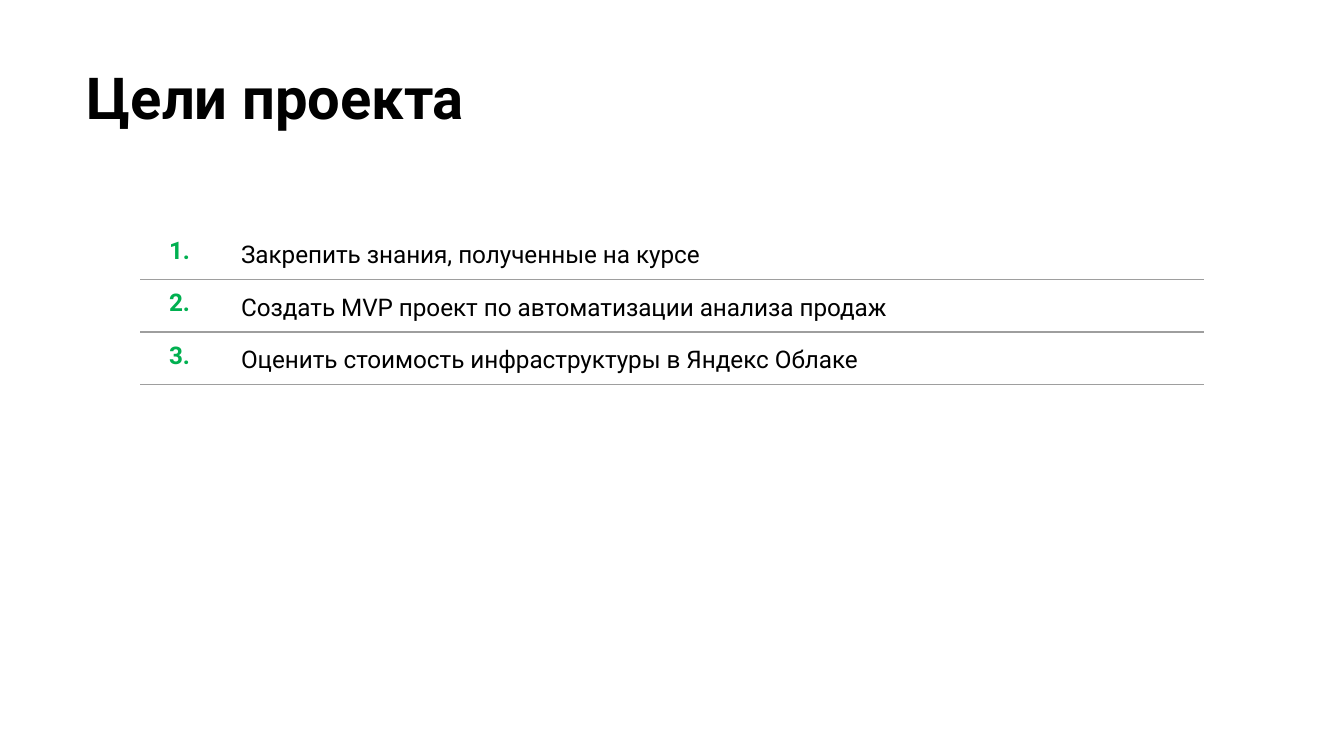
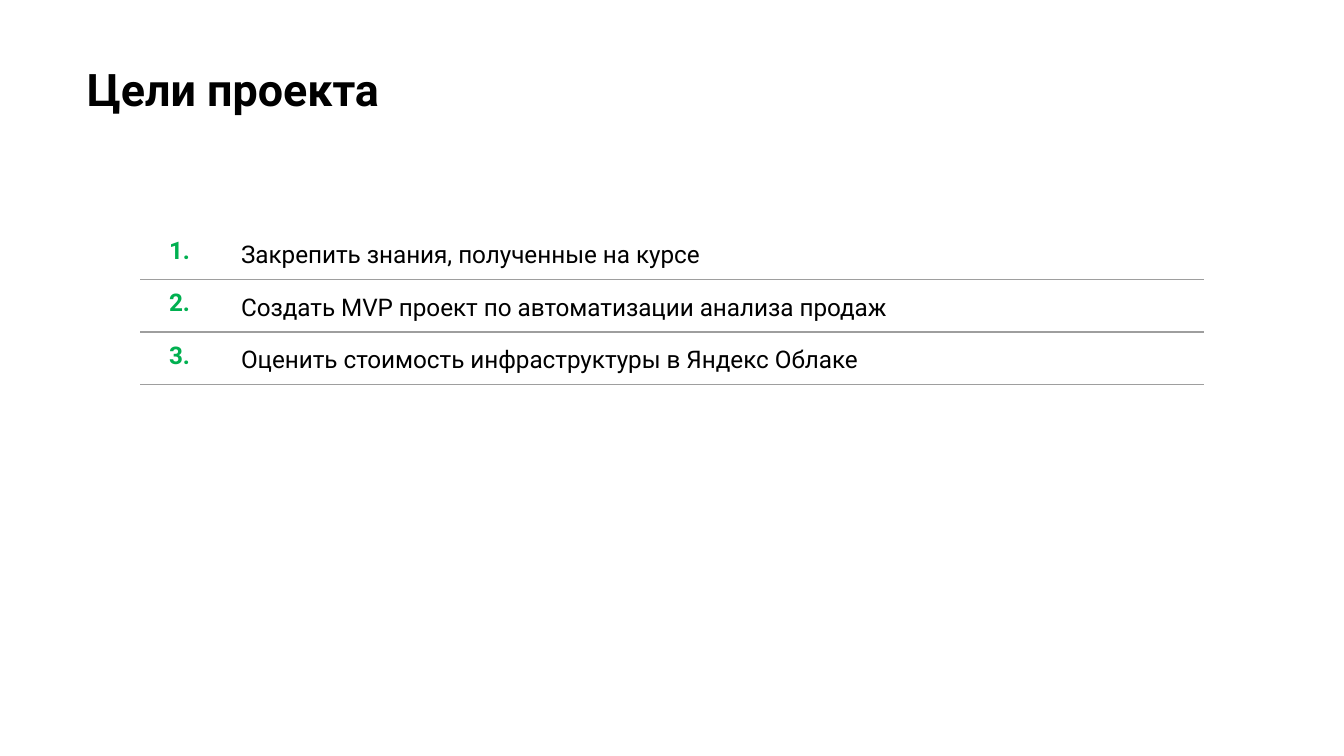
Before and after one commit to Mishganio/Greenplum_UDF, a slide deck: slide 4 of Slurm.pptx. Drawn at 1344x756 pixels with LibreOffice and Linux fonts; fonts in the diff are those of the drawing. Boxes give left, top, right and bottom in pixels: in the first picture for what was removed or moved away, otherwise in the second. Text is boxed around its words. In the diff, an @@ line names an element or a change of style, - is before the commit and + after.

```diff
--- a/Slurm.pptx
+++ b/Slurm.pptx
@@ title "Цели проекта" at (x1=87, y1=74, x2=379, y2=115): size 31 to 24 pt @@
```
Also in this commit, not shown: 11 other slides changed.
